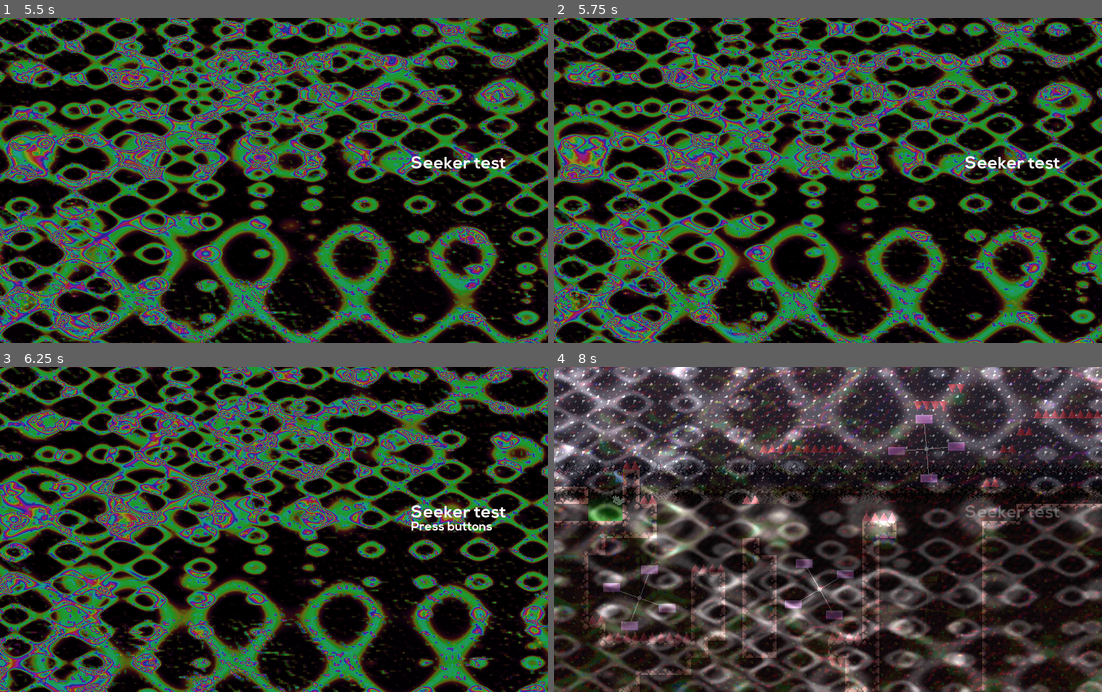
Above: before the commit, frames 1-4 (two rows, left to right).
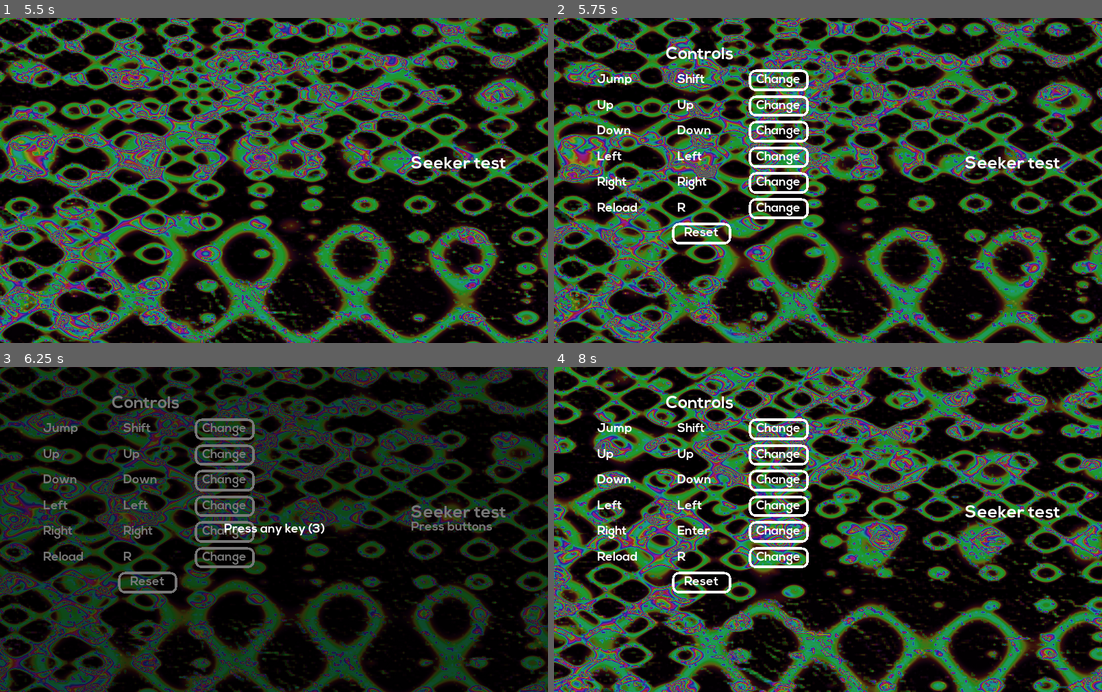
Above: after the commit, the same moments.

Repository: Synthasmagoria/Project-Seeker
Game: Godot game, scene res://ui/menu/menu.tscn
Same seed, same stepped clock (60 frames per second), same inputs: the game is played once before the commit and once after it. Sound files missing from this copy of the repository are replaced by a short silence.
Inputs (mouse positions are in pixels of both pictures, inside the frame that each line leads up to):
- Up to frame 1 (5.5 s): tap Enter (ui_accept) at 0.5 s; move the mouse to (394, 164) at 0.52 s; hold Right (right) 0.53-1.28 s; tap Shift (jump) at 0.6, 0.77, 1.07, 1.52, 1.55, 1.82, 2.3, 3.02, 3.05, 3.32, 3.6, 3.77, 4.07, 4.52, 4.55, 4.82, 5.3 s; click (394, 164) at 0.67 s; move the mouse to (164, 196) at 1.27 s; hold Down (down) 1.28-2.03 s; tap Z (attack) at 1.35, 4.35 s; move the mouse to (328, 109) at 2.02 s; hold Right (right) 2.03-2.78 s; hold Ctrl (control) 2.03-2.78 s; move the mouse to (246, 245) at 2.77 s; hold Up (up) 2.78-3.53 s; click (246, 245) at 2.85 s; move the mouse to (438, 229) at 3.52 s; hold Left (left) 3.53-5.03 s; tap F2 (menu) at 4.15 s; move the mouse to (109, 131) at 4.27 s; tap R (reload) at 4.9 s; move the mouse to (301, 180) at 5.02 s; hold Down (down) from 5.03 s (still down); hold Ctrl (control) from 5.03 s (still down); click (301, 180) at 5.17 s
- Up to frame 2 (5.75 s): keep holding Down (down); keep holding Ctrl (control); tap Escape (ui_cancel) at 5.65 s
- Up to frame 3 (6.25 s): release Down (down) at 5.75 s; release Ctrl (control) at 5.75 s; click (224, 428) at 5.75 s, where only the run after the commit has a clickable "Change"
- Up to frame 4 (8 s): click (701, 581) at 6.5 s, where only the run after the commit has a clickable "Reset"; tap Enter (ui_accept) at 7.25 s; move the mouse to (745, 448) at 7.27 s; hold Right (right) from 7.28 s (still down); click (745, 448) at 7.35 s; tap Shift (jump) at 7.52, 7.55, 7.82 s

Frame 1 is identical in both runs. In frame 2, 3.4% of the frame differs, in the area x 7-47%, y 8-70%; in frame 3, 57%; in frame 4, 88%, in the area x 0-100%, y 0-100%.

Commit message:
Remapper in menu part 1

Diff:
--- a/project/global/sound manager/sound_manager.gd
+++ b/project/global/sound manager/sound_manager.gd
@@ -27,7 +27,7 @@
 	_increment_sound_index()
 	return _stream
 
-func play_music(mus : AudioStream) -> AudioStreamPlayer:
+func play_music(mus : AudioStream, from : float = 0.0) -> AudioStreamPlayer:
 	# Stop if passed null
 	if !mus:
 		stop_music()
@@ -41,7 +41,7 @@
 		music_player.stop()
 
 	music_player.stream = mus
-	music_player.play()
+	music_player.play(from)
 	return music_player
 
 func stop_music() -> void:
--- a/project/levels/mountain/level_6.tscn
+++ b/project/levels/mountain/level_6.tscn
@@ -5,7 +5,7 @@
 [ext_resource path="res://objects/warp.gd" type="Script" id=3]
 [ext_resource path="res://objects/checkpoint/checkpoint.tscn" type="PackedScene" id=4]
 [ext_resource path="res://objects/popup.gd" type="Script" id=5]
-[ext_resource path="res://ui/menu/Nexa Bold.otf" type="DynamicFontData" id=6]
+[ext_resource path="res://ui/config/Nexa Bold.otf" type="DynamicFontData" id=6]
 [ext_resource path="res://objects/node wheel/node_wheel_path.gd" type="Script" id=7]
 [ext_resource path="res://objects/node wheel/path follow/node_wheel_path_follow.tscn" type="PackedScene" id=8]
 [ext_resource path="res://objects/node wheel/node_wheel_state.tscn" type="PackedScene" id=9]
--- a/project/levels/underground 2/first_boost.tscn
+++ b/project/levels/underground 2/first_boost.tscn
@@ -9,7 +9,7 @@
 [ext_resource path="res://objects/warp.gd" type="Script" id=7]
 [ext_resource path="res://levels/underground 2/music/underground.wav" type="AudioStream" id=8]
 [ext_resource path="res://objects/popup.gd" type="Script" id=9]
-[ext_resource path="res://ui/menu/Nexa Bold.otf" type="DynamicFontData" id=10]
+[ext_resource path="res://ui/config/Nexa Bold.otf" type="DynamicFontData" id=10]
 [ext_resource path="res://objects/checkpoint/voluntary_checkpoint.tscn" type="PackedScene" id=12]
 
 [sub_resource type="Animation" id=1]
--- a/project/levels/underground 2/first_curse_encounter.tscn
+++ b/project/levels/underground 2/first_curse_encounter.tscn
@@ -18,7 +18,7 @@
 [ext_resource path="res://levels/underground 2/music/underground.wav" type="AudioStream" id=16]
 [ext_resource path="res://levels/underground 2/tilesets/mountain_rock_bg.tres" type="TileSet" id=17]
 [ext_resource path="res://objects/popup.gd" type="Script" id=18]
-[ext_resource path="res://ui/menu/Nexa Bold.otf" type="DynamicFontData" id=19]
+[ext_resource path="res://ui/config/Nexa Bold.otf" type="DynamicFontData" id=19]
 [ext_resource path="res://levels/underground 2/misc/darkness_gradient.tres" type="Texture" id=20]
 [ext_resource path="res://objects/checkpoint/voluntary_checkpoint.tscn" type="PackedScene" id=21]
 [ext_resource path="res://levels/underground 2/tilesets/mountain_rock_behind.tres" type="TileSet" id=22]
--- a/project/levels/underground 2/part_3_start.tscn
+++ b/project/levels/underground 2/part_3_start.tscn
@@ -11,7 +11,7 @@
 [ext_resource path="res://levels/underground 2/music/underground.wav" type="AudioStream" id=9]
 [ext_resource path="res://objects/checkpoint/voluntary_checkpoint.tscn" type="PackedScene" id=10]
 [ext_resource path="res://objects/popup.gd" type="Script" id=11]
-[ext_resource path="res://ui/menu/Nexa Bold.otf" type="DynamicFontData" id=12]
+[ext_resource path="res://ui/config/Nexa Bold.otf" type="DynamicFontData" id=12]
 
 [sub_resource type="RectangleShape2D" id=5]
 extents = Vector2( 437, 10 )
--- a/project/levels/underground 2/stomp.tscn
+++ b/project/levels/underground 2/stomp.tscn
@@ -6,7 +6,7 @@
 [ext_resource path="res://objects/node wheel/node_wheel_state.tscn" type="PackedScene" id=4]
 [ext_resource path="res://objects/node wheel/path follow/node_wheel_path_follow.tscn" type="PackedScene" id=5]
 [ext_resource path="res://objects/node wheel/node_wheel_path.gd" type="Script" id=6]
-[ext_resource path="res://ui/menu/Nexa Bold.otf" type="DynamicFontData" id=7]
+[ext_resource path="res://ui/config/Nexa Bold.otf" type="DynamicFontData" id=7]
 [ext_resource path="res://objects/popup.gd" type="Script" id=8]
 [ext_resource path="res://objects/warp.gd" type="Script" id=9]
 [ext_resource path="res://reusables/visibility_on_ready.gd" type="Script" id=10]
--- a/project/objects/config/button_remapper.gd
+++ b/project/objects/config/button_remapper.gd
@@ -2,6 +2,8 @@
 
 ## A class that interfaces with the InputMap singleton to
 ## streamline the process of remapping buttons
+
+enum REMAP_RESULT {INVALID_ACTION, UNMAPPABLE_KEY, SWITCH, SUCCESS}
 
 const REMAPPABLE_KEYS = ["left", "right", "up", "down", "jump", "reload"]
 
@@ -12,11 +14,16 @@
 	return !get_unmappable_keys().has(key)
 
 ## Remaps an action to use the desired key if possible
-static func remap_button(action : String, new_key : int) -> bool:
+static func remap_button(action : String, new_key : int) -> int:
+	if !REMAPPABLE_KEYS.has(action):
+		printerr("ButtonRemapper: Action '", action, "' does not exist in the input map")
+		return REMAP_RESULT.INVALID_ACTION
+
 	if !is_key_mappable(new_key):
-		print("ButtonRemapper: Key ", new_key, " is not mappable")
-		return false
+#		print("ButtonRemapper: Key ", new_key, " is not mappable")
+		return REMAP_RESULT.UNMAPPABLE_KEY
 
+	var _result = REMAP_RESULT.SUCCESS
 	var _old_event = get_first_input_event_key(action)
 
 	InputMap.action_erase_event(action, _old_event)
@@ -25,9 +32,10 @@
 	if !_duplicate.empty():
 		InputMap.action_erase_event(_duplicate.action, _duplicate.event)
 		InputMap.action_add_event(_duplicate.action, _old_event)
+		_result = REMAP_RESULT.SWITCH
 
 	InputMap.action_add_event(action, create_input_event_key(new_key))
-	return true
+	return _result
 
 ## Creates a new InputEventKey to be passed to InputMap
 static func create_input_event_key(key : int) -> InputEventKey:
@@ -46,6 +54,10 @@
 			_keys.push_back(e)
 	return _keys
 
+## Checks if an input action exists
+static func action_exists(action : String) -> bool:
+	return InputMap.get_actions().has(action)
+
 ## Scans all remappable actions for an InputEventKey with the passed scancode
 ## Returns a dictionary with the first duplicate action and event pair it finds
 static func get_first_duplicate_input_event_key(key : int) -> Dictionary:
--- a/project/objects/game over/game_over.tscn
+++ b/project/objects/game over/game_over.tscn
@@ -1,7 +1,7 @@
 [gd_scene load_steps=8 format=2]
 
 [ext_resource path="res://objects/game over/dead.png" type="Texture" id=1]
-[ext_resource path="res://ui/menu/Nexa Bold.otf" type="DynamicFontData" id=2]
+[ext_resource path="res://ui/config/Nexa Bold.otf" type="DynamicFontData" id=2]
 
 [sub_resource type="Animation" id=4]
 length = 0.001
--- a/project/project.godot
+++ b/project/project.godot
@@ -9,6 +9,11 @@
 config_version=4
 
 _global_script_classes=[ {
+"base": "Control",
+"class": "ActionLine",
+"language": "GDScript",
+"path": "res://ui/config/action_line.gd"
+}, {
 "base": "Node",
 "class": "ButtonRemapper",
 "language": "GDScript",
@@ -155,6 +160,7 @@
 "path": "res://objects/node wheel/states/weighed.gd"
 } ]
 _global_script_class_icons={
+"ActionLine": "",
 "ButtonRemapper": "",
 "Config": "",
 "CurseArea2D": "",
--- /dev/null
+++ b/project/ui/config/action_line.gd
@@ -0,0 +1,19 @@
+extends Control
+tool
+
+class_name ActionLine
+
+signal remap_requested(action)
+
+export(String) var action = "" setget set_action
+func set_action(val : String) -> void:
+	action = val
+	call_deferred("update_labels", action)
+
+func update_labels(val : String) -> void:
+	$Action.text = val.capitalize()
+	if ButtonRemapper.action_exists(val):
+		$Control.text = OS.get_scancode_string(ButtonRemapper.get_first_input_event_key(val).scancode)
+
+func _on_Change_pressed() -> void:
+	emit_signal("remap_requested", action)
--- /dev/null
+++ b/project/ui/config/action_line.tscn
@@ -0,0 +1,35 @@
+[gd_scene load_steps=4 format=2]
+
+[ext_resource path="res://ui/config/button.tscn" type="PackedScene" id=1]
+[ext_resource path="res://ui/theme.tres" type="Theme" id=2]
+[ext_resource path="res://ui/config/action_line.gd" type="Script" id=3]
+
+[node name="Line" type="Control"]
+margin_right = 384.0
+margin_bottom = 32.0
+theme = ExtResource( 2 )
+script = ExtResource( 3 )
+action = "up"
+
+[node name="Action" type="Label" parent="."]
+anchor_top = 0.5
+anchor_bottom = 0.5
+margin_top = -12.0
+margin_right = 73.0
+margin_bottom = 12.0
+text = "Up"
+
+[node name="Control" type="Label" parent="."]
+anchor_left = 0.5
+anchor_top = 0.5
+anchor_right = 0.5
+anchor_bottom = 0.5
+margin_left = -41.5
+margin_top = -12.0
+margin_right = 41.5
+margin_bottom = 12.0
+text = "Control"
+
+[node name="Change" parent="." instance=ExtResource( 1 )]
+
+[connection signal="pressed" from="Change" to="." method="_on_Change_pressed"]
--- /dev/null
+++ b/project/ui/config/button.tscn
@@ -0,0 +1,36 @@
+[gd_scene load_steps=2 format=2]
+
+[ext_resource path="res://ui/config/button.png" type="Texture" id=1]
+
+[node name="Change" type="Button"]
+self_modulate = Color( 1, 1, 1, 0 )
+anchor_left = 1.0
+anchor_top = 0.5
+anchor_right = 1.0
+anchor_bottom = 0.5
+margin_left = -89.0
+margin_top = -15.0
+margin_bottom = 15.0
+
+[node name="Label" type="Label" parent="."]
+anchor_right = 1.0
+anchor_bottom = 1.0
+text = "Change"
+align = 1
+valign = 1
+
+[node name="NinePatchRect" type="NinePatchRect" parent="."]
+anchor_right = 1.0
+anchor_bottom = 1.0
+margin_left = -11.0
+margin_top = -5.0
+margin_right = 12.0
+margin_bottom = 5.0
+texture = ExtResource( 1 )
+draw_center = false
+patch_margin_left = 20
+patch_margin_top = 20
+patch_margin_right = 20
+patch_margin_bottom = 20
+axis_stretch_horizontal = 1
+axis_stretch_vertical = 1
--- /dev/null
+++ b/project/ui/config/config.tscn
@@ -0,0 +1,114 @@
+[gd_scene load_steps=7 format=2]
+
+[ext_resource path="res://ui/theme.tres" type="Theme" id=1]
+[ext_resource path="res://ui/config/action_line.tscn" type="PackedScene" id=2]
+[ext_resource path="res://ui/config/Nexa Bold.otf" type="DynamicFontData" id=3]
+[ext_resource path="res://ui/config/config_menu.gd" type="Script" id=4]
+[ext_resource path="res://ui/config/button.tscn" type="PackedScene" id=5]
+
+[sub_resource type="DynamicFont" id=1]
+size = 32
+font_data = ExtResource( 3 )
+
+[node name="Config" type="Control"]
+anchor_right = 1.0
+anchor_bottom = 1.0
+margin_right = -512.0
+margin_bottom = -208.0
+theme = ExtResource( 1 )
+script = ExtResource( 4 )
+
+[node name="Header" type="Label" parent="."]
+anchor_left = 0.5
+anchor_right = 0.5
+margin_left = -63.0
+margin_right = 63.0
+margin_bottom = 32.0
+custom_fonts/font = SubResource( 1 )
+text = "Controls"
+align = 1
+valign = 1
+
+[node name="Jump" parent="." instance=ExtResource( 2 )]
+anchor_left = 0.5
+anchor_top = 0.5
+anchor_right = 0.5
+anchor_bottom = 0.5
+margin_left = -192.0
+margin_top = -152.0
+margin_right = 192.0
+margin_bottom = -120.0
+action = "jump"
+
+[node name="Up" parent="." instance=ExtResource( 2 )]
+anchor_left = 0.5
+anchor_top = 0.5
+anchor_right = 0.5
+anchor_bottom = 0.5
+margin_left = -192.0
+margin_top = -104.0
+margin_right = 192.0
+margin_bottom = -72.0
+
+[node name="Down" parent="." instance=ExtResource( 2 )]
+anchor_left = 0.5
+anchor_top = 0.5
+anchor_right = 0.5
+anchor_bottom = 0.5
+margin_left = -192.0
+margin_top = -56.0
+margin_right = 192.0
+margin_bottom = -24.0
+action = "down"
+
+[node name="Left" parent="." instance=ExtResource( 2 )]
+anchor_left = 0.5
+anchor_top = 0.5
+anchor_right = 0.5
+anchor_bottom = 0.5
+margin_left = -192.0
+margin_top = -8.0
+margin_right = 192.0
+margin_bottom = 24.0
+action = "left"
+
+[node name="Right" parent="." instance=ExtResource( 2 )]
+anchor_left = 0.5
+anchor_top = 0.5
+anchor_right = 0.5
+anchor_bottom = 0.5
+margin_left = -192.0
+margin_top = 40.0
+margin_right = 192.0
+margin_bottom = 72.0
+action = "right"
+
+[node name="Reload" parent="." instance=ExtResource( 2 )]
+anchor_left = 0.5
+anchor_top = 0.5
+anchor_right = 0.5
+anchor_bottom = 0.5
+margin_left = -192.0
+margin_top = 88.0
+margin_right = 192.0
+margin_bottom = 120.0
+action = "reload"
+
+[node name="Reset" parent="." instance=ExtResource( 5 )]
+margin_left = -297.0
+margin_top = 136.0
+margin_right = -208.0
+margin_bottom = 166.0
+
+[node name="Label" parent="Reset" index="0"]
+text = "Reset"
+
+[connection signal="remap_requested" from="Jump" to="." method="_on_remap_requested"]
+[connection signal="remap_requested" from="Up" to="." method="_on_remap_requested"]
+[connection signal="remap_requested" from="Down" to="." method="_on_remap_requested"]
+[connection signal="remap_requested" from="Left" to="." method="_on_remap_requested"]
+[connection signal="remap_requested" from="Right" to="." method="_on_remap_requested"]
+[connection signal="remap_requested" from="Reload" to="." method="_on_remap_requested"]
+[connection signal="pressed" from="Reset" to="." method="_on_Reset_pressed"]
+
+[editable path="Reset"]
--- /dev/null
+++ b/project/ui/config/config_menu.gd
@@ -0,0 +1,28 @@
+extends Control
+
+var current_remap : String
+export(NodePath) var remapper_path
+
+func _ready() -> void:
+	get_node(remapper_path).connect("toggled_active", self, "_on_remapper_toggled_active")
+
+func _on_remapper_toggled_active(active : bool) -> void:
+	if !active:
+		update_labels()
+
+func update_labels() -> void:
+	for n in get_children():
+		if n is ActionLine:
+			n.update_labels(n.action)
+
+func request_remap(remapper : Object, action : String):
+	remapper.prompt_remap(action)
+
+func _on_remap_requested(action) -> void:
+	current_remap = action
+	request_remap(get_node(remapper_path), action)
+
+func _on_Reset_pressed() -> void:
+	InputMap.load_from_globals()
+	Config.save_buttons()
+	update_labels()
--- /dev/null
+++ b/project/ui/config/remapper.gd
@@ -0,0 +1,64 @@
+extends ColorRect
+
+var action : String
+var active : bool setget set_active
+var consuming : bool
+func set_active(val : bool) -> void:
+	print("active: ", val)
+	if !active && val:
+		info = press_key_prompt
+		$DisappearTimer.start(key_press_duration)
+	elif active && !val:
+		$DisappearTimer.stop()
+
+	set_process_unhandled_key_input(val)
+	emit_signal("toggled_active", val)
+	visible = val
+	consuming = val
+	active = val
+
+func prompt_remap(remap_action : String) -> void:
+	action = remap_action
+	set_active(true)
+
+var info : String
+
+signal toggled_active(active)
+
+export(float) var key_press_duration = 3.0
+export(float) var info_duration = 3.0
+export(float) var success_duration = 1.5
+
+export(String) var press_key_prompt = "Press any key"
+export(String) var invalid_key_info = "Key is not mappable"
+export(String) var duplicate_key_info = "Duplicate key, changed mappings"
+export(String) var success_info = "Success"
+
+func _process(delta: float) -> void:
+	$PromptInfo.text = info + " (" + String(ceil($DisappearTimer.time_left)) + ")"
+
+func _unhandled_key_input(event: InputEventKey) -> void:
+	if !event.is_pressed() || !active:
+		return
+
+	if !consuming:
+		set_active(false)
+
+	$DisappearTimer.stop()
+	var _result = ButtonRemapper.remap_button(action, event.scancode)
+	assert(_result != ButtonRemapper.REMAP_RESULT.INVALID_ACTION)
+	match _result:
+		ButtonRemapper.REMAP_RESULT.UNMAPPABLE_KEY:
+			info = invalid_key_info
+			$DisappearTimer.start(info_duration)
+		ButtonRemapper.REMAP_RESULT.SWITCH:
+			info = duplicate_key_info
+			$DisappearTimer.start(info_duration)
+		ButtonRemapper.REMAP_RESULT.SUCCESS:
+			info = success_info
+			$DisappearTimer.start(success_duration)
+
+	consuming = false
+
+func _on_timeout() -> void:
+	set_active(false)
--- /dev/null
+++ b/project/ui/config/remapper.tscn
@@ -0,0 +1,29 @@
+[gd_scene load_steps=3 format=2]
+
+[ext_resource path="res://ui/theme.tres" type="Theme" id=1]
+[ext_resource path="res://ui/config/remapper.gd" type="Script" id=2]
+
+[node name="Remapper" type="ColorRect"]
+anchor_right = 1.0
+anchor_bottom = 1.0
+theme = ExtResource( 1 )
+color = Color( 0, 0, 0, 0.52549 )
+script = ExtResource( 2 )
+
+[node name="PromptInfo" type="Label" parent="."]
+anchor_left = 0.5
+anchor_top = 0.5
+anchor_right = 0.5
+anchor_bottom = 0.5
+margin_left = -192.0
+margin_top = -78.0
+margin_right = 192.0
+margin_bottom = 78.0
+align = 1
+valign = 1
+
+[node name="DisappearTimer" type="Timer" parent="."]
+wait_time = 3.0
+one_shot = true
+
+[connection signal="timeout" from="DisappearTimer" to="." method="_on_timeout"]
--- a/project/ui/menu/menu.tscn
+++ b/project/ui/menu/menu.tscn
@@ -1,9 +1,9 @@
-[gd_scene load_steps=22 format=2]
+[gd_scene load_steps=25 format=2]
 
 [ext_resource path="res://ui/menu/menu.gd" type="Script" id=1]
 [ext_resource path="res://objects/solidmap/solid.png" type="Texture" id=2]
 [ext_resource path="res://ui/menu/menu.gdshader" type="Shader" id=3]
-[ext_resource path="res://ui/menu/Nexa Bold.otf" type="DynamicFontData" id=4]
+[ext_resource path="res://ui/config/Nexa Bold.otf" type="DynamicFontData" id=4]
 [ext_resource path="res://base/state machine/state_machine.gd" type="Script" id=5]
 [ext_resource path="res://ui/menu/states/menu.gd" type="Script" id=6]
 [ext_resource path="res://ui/menu/states/transition.gd" type="Script" id=7]
@@ -11,6 +11,9 @@
 [ext_resource path="res://ui/menu/scrolling_texture.tres" type="Shader" id=9]
 [ext_resource path="res://ui/menu/states/invisible.gd" type="Script" id=10]
 [ext_resource path="res://ui/menu/seeker_loop.wav" type="AudioStream" id=11]
+[ext_resource path="res://ui/menu/states/config.gd" type="Script" id=12]
+[ext_resource path="res://ui/config/config.tscn" type="PackedScene" id=13]
+[ext_resource path="res://ui/config/remapper.tscn" type="PackedScene" id=14]
 
 [sub_resource type="ShaderMaterial" id=9]
 shader = ExtResource( 9 )
@@ -114,11 +117,16 @@
 [node name="Invisible" type="Node" parent="StateMachine"]
 script = ExtResource( 10 )
 
+[node name="Config" type="Node" parent="StateMachine"]
+script = ExtResource( 12 )
+config_path = NodePath("../../Menu/Config")
+
 [node name="Menu" type="Control" parent="."]
 margin_right = 1024.0
 margin_bottom = 608.0
 
 [node name="Shader" type="Control" parent="Menu"]
+unique_name_in_owner = true
 anchor_right = 1.0
 anchor_bottom = 1.0
 
@@ -175,6 +183,7 @@
 anchor_bottom = 1.0
 
 [node name="TitleMenu" type="Control" parent="Menu"]
+unique_name_in_owner = true
 margin_right = 1024.0
 margin_bottom = 608.0
 
@@ -204,4 +213,16 @@
 "anims/New Anim" = SubResource( 11 )
 anims/RESET = SubResource( 12 )
 
+[node name="Config" parent="Menu" instance=ExtResource( 13 )]
+unique_name_in_owner = true
+visible = false
+margin_left = 16.0
+margin_top = 52.0
+margin_right = -496.0
+margin_bottom = -156.0
+remapper_path = NodePath("../Remapper")
+
+[node name="Remapper" parent="Menu" instance=ExtResource( 14 )]
+visible = false
+
 [connection signal="state_changed" from="StateMachine" to="." method="_on_StateMachine_state_changed"]
--- /dev/null
+++ b/project/ui/menu/states/config.gd
@@ -0,0 +1,14 @@
+extends MenuState
+
+const MUSIC = preload("res://ui/menu/seeker_loop_reverse.wav")
+export(NodePath) var config_path
+var config : Control
+
+func enter() -> void:
+	var _position = SoundManager.music_player.get_playback_position()
+	SoundManager.play_music(MUSIC, _position)
+	config = get_node(config_path)
+	config.visible = true
+
+func exit() -> void:
+	config.visible = false
--- a/project/ui/menu/states/menu.gd
+++ b/project/ui/menu/states/menu.gd
@@ -8,6 +8,8 @@
 func process(delta : float) -> String:
 	if Input.is_action_just_pressed("ui_accept"):
 		return "Transition"
+	elif Input.is_action_just_pressed("ui_cancel"):
+		return "Config"
 
 	return KEEP_STATE
 
--- /dev/null
+++ b/project/ui/theme.tres
@@ -0,0 +1,11 @@
+[gd_resource type="Theme" load_steps=3 format=2]
+
+[ext_resource path="res://ui/config/Nexa Bold.otf" type="DynamicFontData" id=1]
+
+[sub_resource type="DynamicFont" id=1]
+size = 24
+font_data = ExtResource( 1 )
+
+[resource]
+default_font = SubResource( 1 )
+/fonts/font = SubResource( 1 )
Renamed: project/ui/menu/Nexa Bold.otf -> project/ui/config/Nexa Bold.otf
Binary file added: project/ui/config/button.png
Not shown, added: project/ui/config/button.png.import
Binary file added: project/ui/config/fill.png
Not shown, added: project/ui/config/fill.png.import
Not shown, added: project/ui/menu/seeker_loop_reverse.wav.import
Not shown, added: project/ui/menu/seeker_loop_reverse.wav
